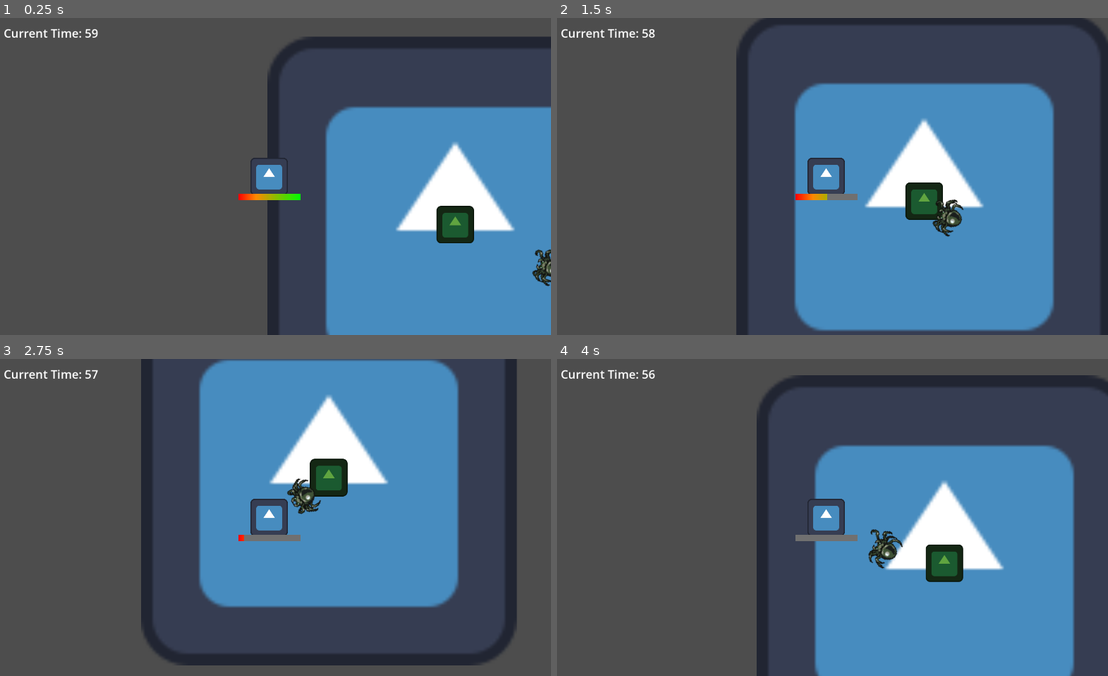
Above: before the commit, frames 1-4 (two rows, left to right).
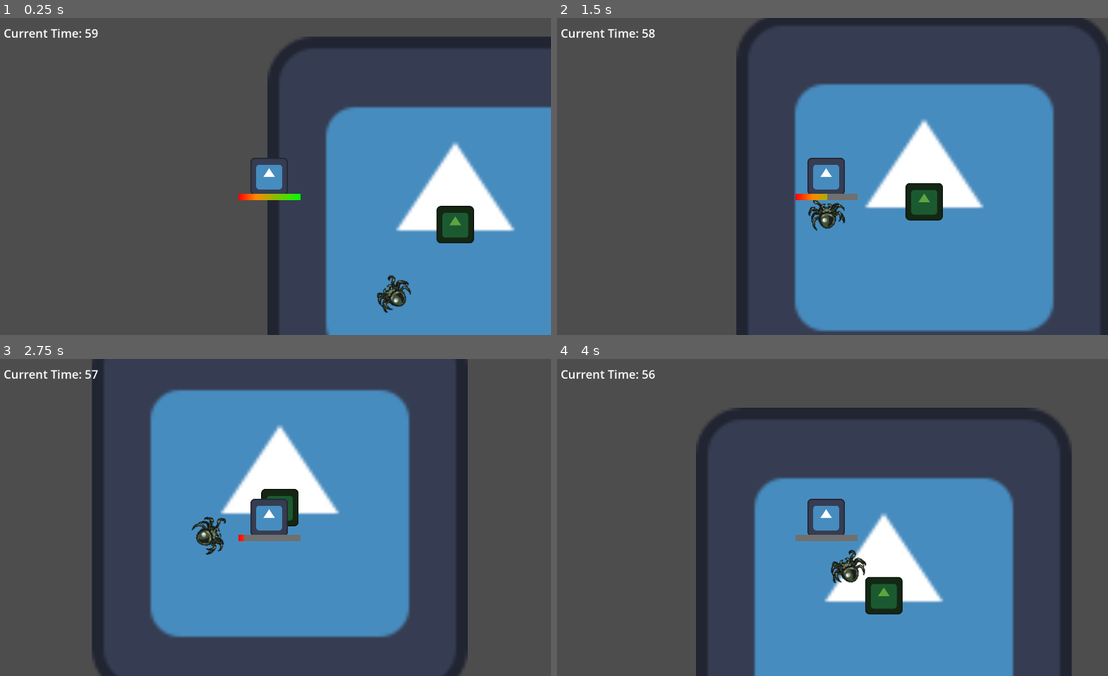
Above: after the commit, the same moments.

Repository: idrian2004/SaskGameJam
Game: Godot game, scene res://Levels/test_level.tscn
Two runs of this game, one before a commit and one after it. Both use one fixed random seed, a clock stepped at 60 frames per second and the inputs below. The engine's default icon, where the game draws it, is replaced by a stand-in: a white triangle on a blue panel in a dark square.
Inputs:
- Up to frame 1 (0.25 s): no input
- Up to frame 2 (1.5 s): hold D (move_right) 0.53-1.28 s; hold V (damage_player) 0.53-1.28 s; hold S (move_down) from 1.28 s (still down); tap V (damage_player) at 1.35 s
- Up to frame 3 (2.75 s): release S (move_down) at 2.03 s; hold D (move_right) from 2.03 s (still down); hold V (damage_player) from 2.03 s (still down)
- Up to frame 4 (4 s): release D (move_right) at 2.78 s; release V (damage_player) at 2.78 s; hold W (move_up) 2.78-3.53 s; tap V (damage_player) at 2.85 s; hold A (move_left) from 3.53 s (still down); hold V (damage_player) from 3.53 s (still down)

The runs differ from the first frame. In frame 1, 0.7% of the frame differs, in the area x 68-100%, y 73-94%; in frame 2, 0.9%; in frame 3, 37%, in the area x 16-94%, y 0-100%; in frame 4, 33%.

Commit message:
Fixed some imports

Diff:
--- a/Sask Game Jam/Entities/enemy/enemy_base.tscn
+++ b/Sask Game Jam/Entities/enemy/enemy_base.tscn
@@ -1,17 +1,47 @@
-[gd_scene load_steps=7 format=3 uid="uid://ba0u8kmnqu8vw"]
+[gd_scene load_steps=7 format=3 uid="uid://sn2w66g5axo7"]
 
 [ext_resource type="Script" path="res://Entities/enemy/enemy components/enemy_move.gd" id="1_hevyo"]
-[ext_resource type="Texture2D" uid="uid://dkk1r0vrxqg1a" path="res://Entities/enemy/spider01.png" id="2_xp3ci"]
-[ext_resource type="Animation" uid="uid://bfjb3yedcwnnd" path="res://Entities/enemy/enemy components/animations/attack.res" id="3_rhbff"]
-[ext_resource type="Animation" uid="uid://cu3r3isqvicne" path="res://Entities/enemy/enemy components/animations/walk.res" id="4_1msy0"]
+[ext_resource type="Texture2D" uid="uid://dkk1r0vrxqg1a" path="res://Entities/enemy/spider01.png" id="2_ey1bl"]
 
-[sub_resource type="CircleShape2D" id="CircleShape2D_vh7mx"]
-radius = 64.4981
+[sub_resource type="CircleShape2D" id="CircleShape2D_ck7n7"]
+radius = 55.0273
+
+[sub_resource type="Animation" id="Animation_m4lyj"]
+resource_name = "attack"
+length = 0.5
+tracks/0/type = "value"
+tracks/0/imported = false
+tracks/0/enabled = true
+tracks/0/path = NodePath("Sprite2D:frame")
+tracks/0/interp = 1
+tracks/0/loop_wrap = true
+tracks/0/keys = {
+"times": PackedFloat32Array(0, 0.2, 0.4),
+"transitions": PackedFloat32Array(1, 1, 1),
+"update": 1,
+"values": [2, 3, 4]
+}
+
+[sub_resource type="Animation" id="Animation_shvm4"]
+resource_name = "walk"
+length = 0.5
+tracks/0/type = "value"
+tracks/0/imported = false
+tracks/0/enabled = true
+tracks/0/path = NodePath("Sprite2D:frame")
+tracks/0/interp = 1
+tracks/0/loop_wrap = true
+tracks/0/keys = {
+"times": PackedFloat32Array(0, 0.1, 0.2, 0.3, 0.4),
+"transitions": PackedFloat32Array(1, 1, 1, 1, 1),
+"update": 1,
+"values": [5, 6, 7, 8, 9]
+}
 
 [sub_resource type="AnimationLibrary" id="AnimationLibrary_nfdlu"]
 _data = {
-"attack": ExtResource("3_rhbff"),
-"walk": ExtResource("4_1msy0")
+"attack": SubResource("Animation_m4lyj"),
+"walk": SubResource("Animation_shvm4")
 }
 
 [node name="Enemy_base" type="CharacterBody2D" groups=["enemy"]]
@@ -21,13 +51,13 @@
 [node name="Sprite2D" type="Sprite2D" parent="."]
 rotation = 1.5708
 scale = Vector2(3, 3)
-texture = ExtResource("2_xp3ci")
+texture = ExtResource("2_ey1bl")
 hframes = 10
 vframes = 5
-frame = 5
+frame = 3
 
 [node name="CollisionShape2D" type="CollisionShape2D" parent="."]
-shape = SubResource("CircleShape2D_vh7mx")
+shape = SubResource("CircleShape2D_ck7n7")
 
 [node name="AnimationPlayer" type="AnimationPlayer" parent="."]
 libraries = {
--- a/Sask Game Jam/Levels/test_level.tscn
+++ b/Sask Game Jam/Levels/test_level.tscn
@@ -1,10 +1,9 @@
-[gd_scene load_steps=7 format=3 uid="uid://cbecxuoi51enm"]
+[gd_scene load_steps=6 format=3 uid="uid://cbecxuoi51enm"]
 
 [ext_resource type="Texture2D" uid="uid://uc1up7h8m3g1" path="res://icon.svg" id="1_8aorp"]
 [ext_resource type="PackedScene" uid="uid://dupqmjd8nnn8c" path="res://Entities/player/player.tscn" id="2_64i2y"]
-[ext_resource type="PackedScene" uid="uid://8d05ffo6vcr7" path="res://Entities/enemy/enemy_base.tscn" id="3_80qhr"]
+[ext_resource type="PackedScene" uid="uid://sn2w66g5axo7" path="res://Entities/enemy/enemy_base.tscn" id="3_80qhr"]
 [ext_resource type="PackedScene" uid="uid://bqoc152wbgegu" path="res://Levels/Level_Parts/score_zone.tscn" id="4_4xpuy"]
-[ext_resource type="PackedScene" path="res://Entities/enemy_base.tscn" id="5_1d2bb"]
 
 [sub_resource type="RectangleShape2D" id="RectangleShape2D_itulv"]
 size = Vector2(116.364, 126.4)
@@ -31,11 +30,8 @@
 
 [node name="Score Zone" parent="." instance=ExtResource("4_4xpuy")]
 
-[node name="Enemy_base" parent="." instance=ExtResource("3_80qhr")]
-position = Vector2(354, 152)
-
 [node name="Player" parent="." instance=ExtResource("2_64i2y")]
 position = Vector2(-634, -164)
 
-[node name="Enemy_base2" parent="." instance=ExtResource("5_1d2bb")]
-position = Vector2(-225, 205)
+[node name="Enemy_base" parent="." instance=ExtResource("3_80qhr")]
+position = Vector2(-178, 264)
